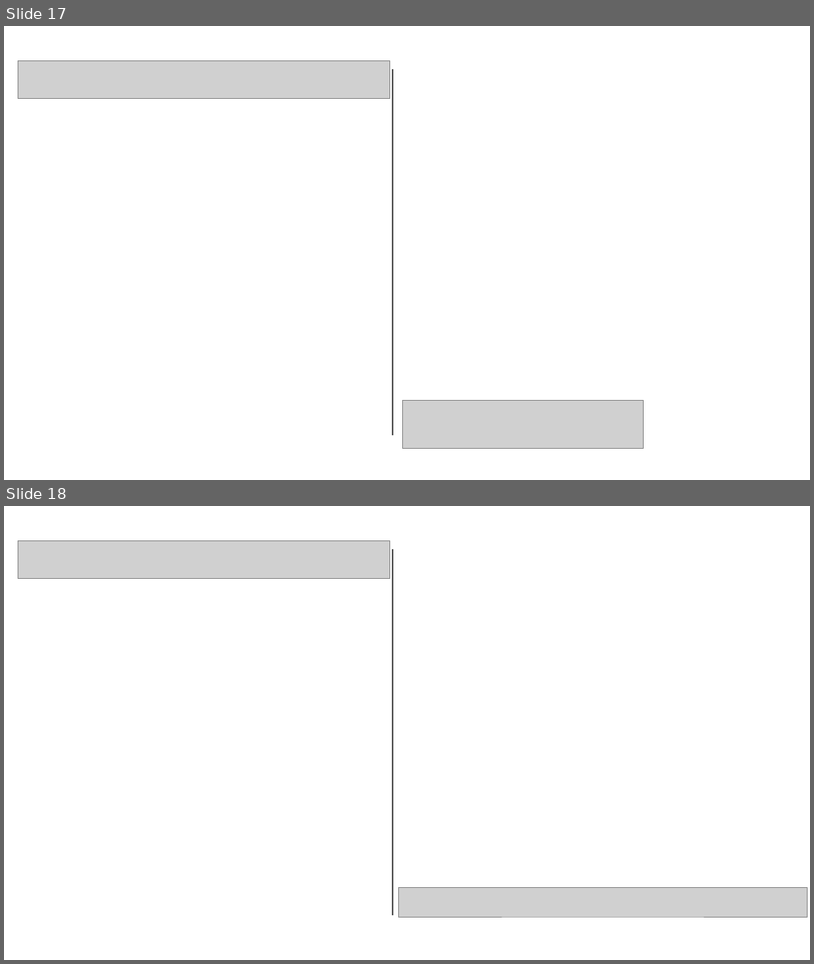
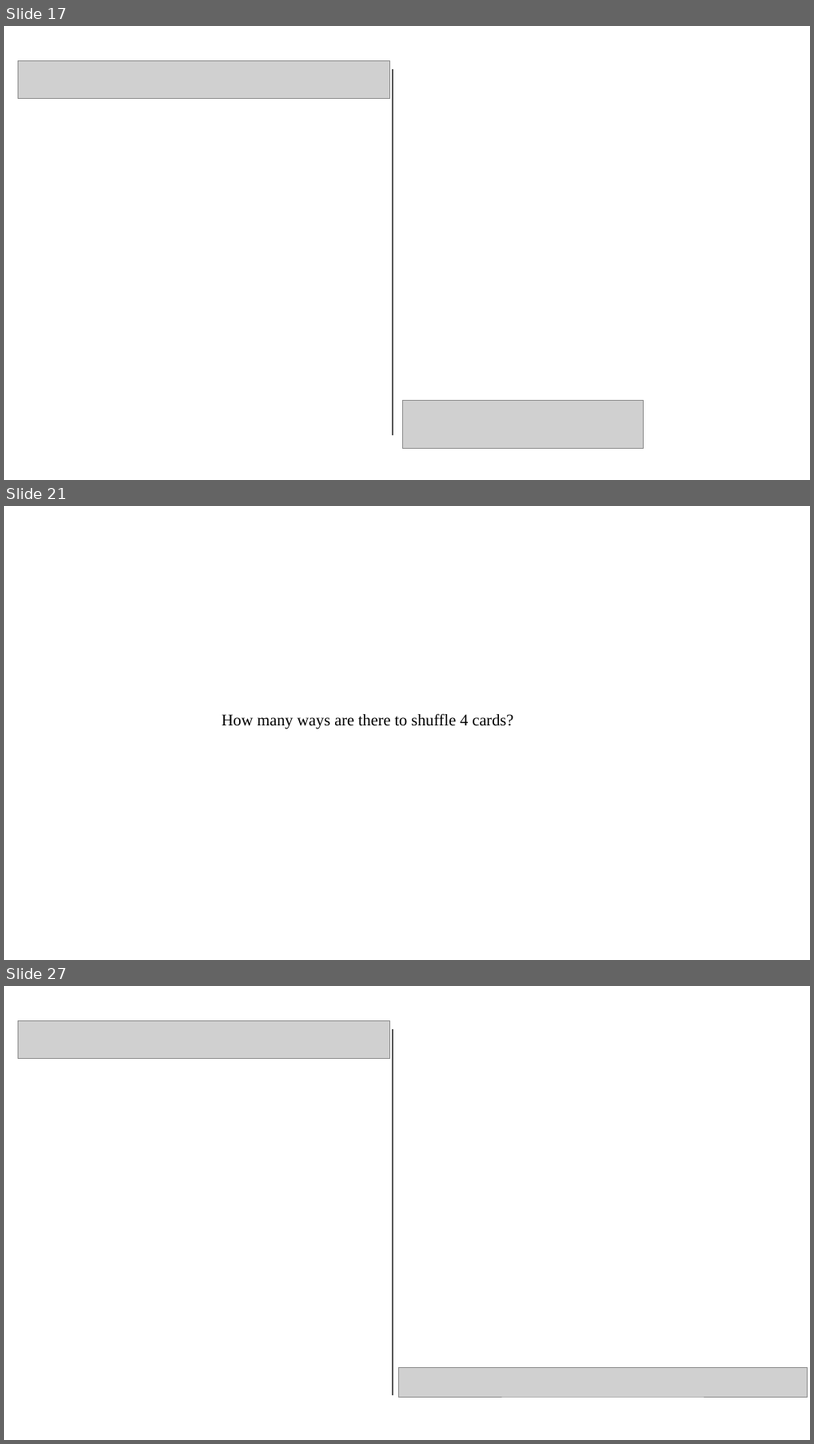
Before and after one commit to pvermees/geostats, a slide deck: slides/quizzes.odp. Shown one above the other, each under a label of ours: slides 17 and 18 before the commit, slides 17, 21 and 27 after it; the slides between them are not shown. The pictures are 814x964 and 814x1444 pixels, drawn with LibreOffice and Linux fonts; fonts in the diff are those of the drawing; grey boxes stand for pictures. Boxes give left, top, right and bottom in pixels: in the first picture for what was removed or moved away, otherwise in the second. Text is boxed around its words. In the diff, an @@ line names an element or a change of style, - is before the commit and + after.

```diff
--- a/slides/quizzes.odp
+++ b/slides/quizzes.odp
@@ slide 21 added at (x1=4, y1=506, x2=810, y2=960), background #FFFFFF @@
@@ text added at (x1=222, y1=713, x2=514, y2=729), 16 pt, text #000000 @@
+How many ways are there to shuffle 4 cards?
@@ what was slide 18 is now slide 27 @@
```
Also in this commit, not shown: 8 other slides added, 4 other files.
